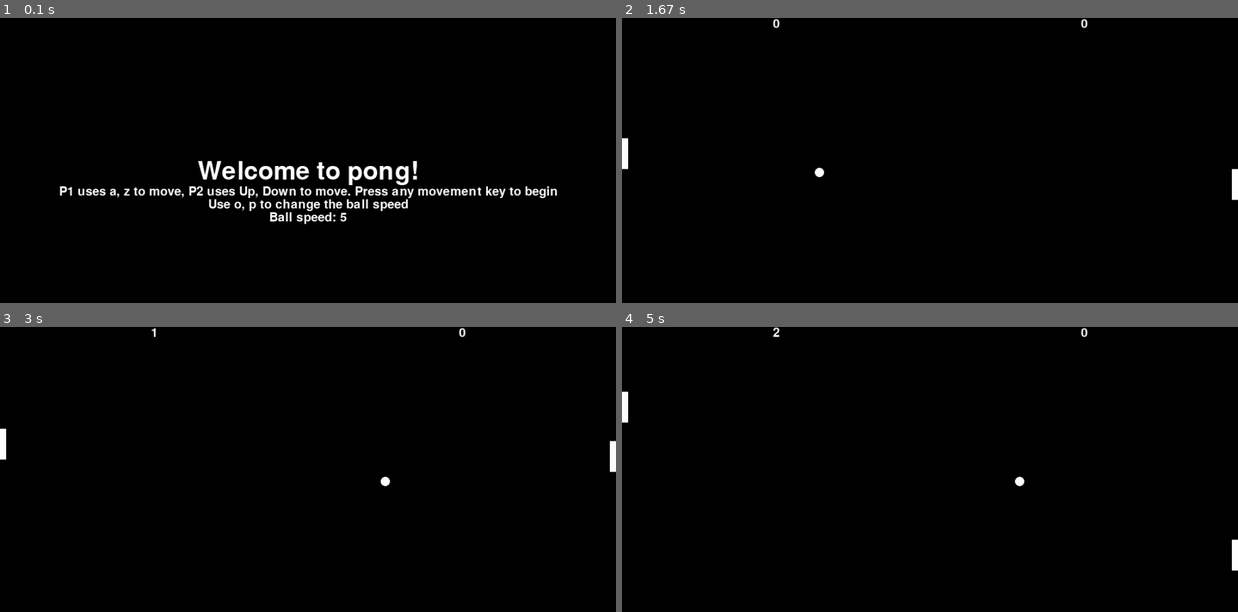
Above: before the commit, frames 1-4 (two rows, left to right).
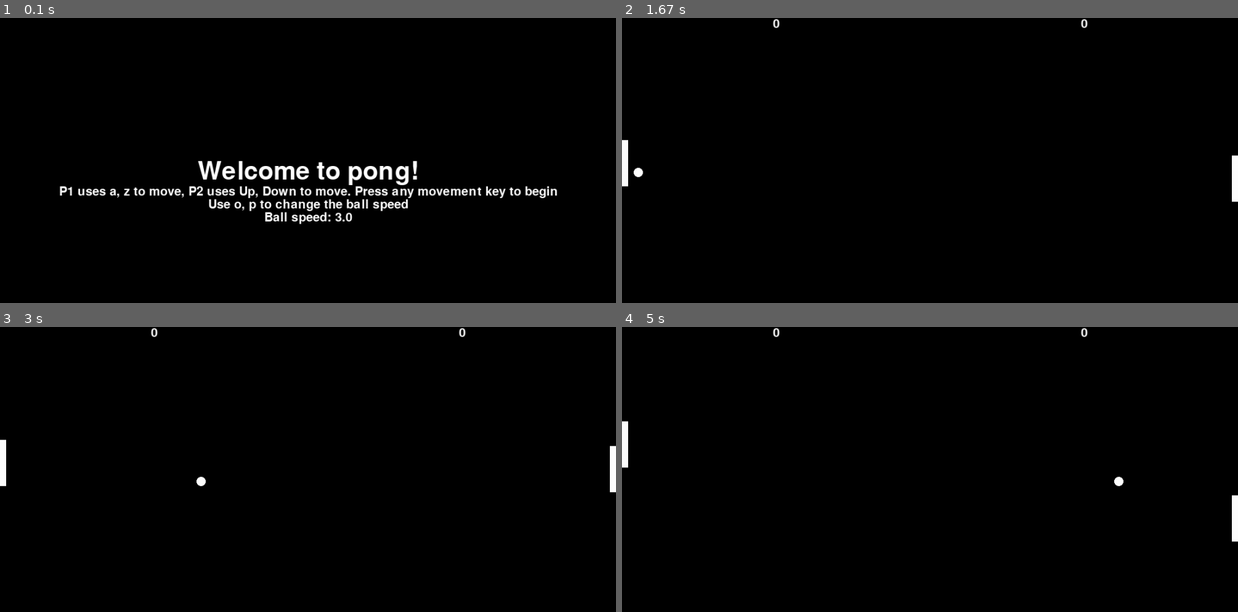
Above: after the commit, the same moments.

Repository: EddieCTian/PyGame
Game: pygame game, started from pong.py
Same seed, same stepped clock (60 frames per second), same inputs: the game is played once before the commit and once after it.
Inputs:
- Up to frame 1 (0.1 s): no input
- Up to frame 2 (1.67 s): hold Up 0.33-0.8 s; hold Down 0.83-1.13 s; tap - at 0.98 s; hold Up 1.17-1.53 s; tap A at 1.32 s; hold Down from 1.57 s (still down)
- Up to frame 3 (3 s): tap = at 1.72, 2.78 s; release Down at 1.93 s; hold Up 1.97-2.27 s; tap - at 2.12 s; hold Down 2.3-2.6 s; tap A at 2.45 s; hold Up from 2.63 s (still down)
- Up to frame 4 (5 s): release Up at 3 s; hold Down 3.03-3.4 s; tap - at 3.18, 4.25 s; hold Up 3.43-3.73 s; tap A at 3.58, 4.65 s; hold Down 3.77-4.07 s; tap = at 3.92 s; hold Up 4.1-4.47 s; hold Down 4.5-4.87 s; hold Up from 4.9 s (still down)

The runs differ from the first frame. In frame 1, 0.3% of the frame differs, in the area x 43-58%, y 68-73%; in frame 2, 0.2%; in frame 3, 0.3%; in frame 4, 0.6%, in the area x 0-100%, y 0-86%.

Commit message:
Added rounded paddles. Bat's method calcnewpos truncates the float to an int which makes the ball soemtimes bounce weird

Diff:
--- a/import_.py
+++ b/import_.py
@@ -24,7 +24,7 @@
     else:
         image = image.convert_alpha()
     if colorkey is not None:
-        if colorkey is -1:
+        if colorkey == -1:
             colorkey = image.get_at((0, 0))
         image.set_colorkey(colorkey, RLEACCEL)
     return image, image.get_rect()
--- a/pong.py
+++ b/pong.py
@@ -39,7 +39,6 @@
         newpos = self.calcnewpos(self.rect,self.vector)
         self.rect = newpos
         [angle,z] = self.vector
-
         if not self.area.contains(newpos):
             tl = not self.area.collidepoint(newpos.topleft)
             tr = not self.area.collidepoint(newpos.topright)
@@ -59,15 +58,26 @@
             # self.hit added to prevent ball getting stuck in bat
 
             if self.rect.colliderect(player1.rect) == 1 and not self.hit:
-                angle = math.pi - angle
+                angle = self.bat_hit(angle, player1.rect.centery, 0)
+                # angle = math.pi-angle
+                print(angle)
                 self.hit = not self.hit
             elif self.rect.colliderect(player2.rect) == 1 and not self.hit:
-                angle = math.pi - angle
+                angle = self.bat_hit(angle, player2.rect.centery, 1)
+                print(angle)
                 self.hit = not self.hit
             elif self.hit:
                 self.hit = not self.hit
         self.vector = [angle,z]
         return out
+
+    def bat_hit(self, angle, bat_center, side):
+        diff=self.rect.centery-bat_center
+        if side==0:
+            return_=float(math.pi)-angle+float(diff)/100*2
+        if side==1:
+            return_=float(math.pi)-angle-float(diff)/100*2
+        return return_
 
     def calcnewpos(self,rect,vector):
         (angle,z) = vector
@@ -123,9 +133,9 @@
 
     global ball_speed, bat_speed, angle
 
-    angle=0
-    ball_speed=5
-    bat_speed=10
+    angle=0.0
+    ball_speed=3.0
+    bat_speed=5.0
 
     # init screen
     pygame.init()
@@ -276,7 +286,7 @@
 
             screen.blit(background, (0, 0))
 
-            speed=ball_speed*[-1.0, 1.0][random.randint(0, 1)]
+            speed=float(ball_speed*[-1.0, 1.0][random.randint(0, 1)])
             ball.reinit([angle, speed])
 
         # update ball position
Binary file changed: assets/bat.png
